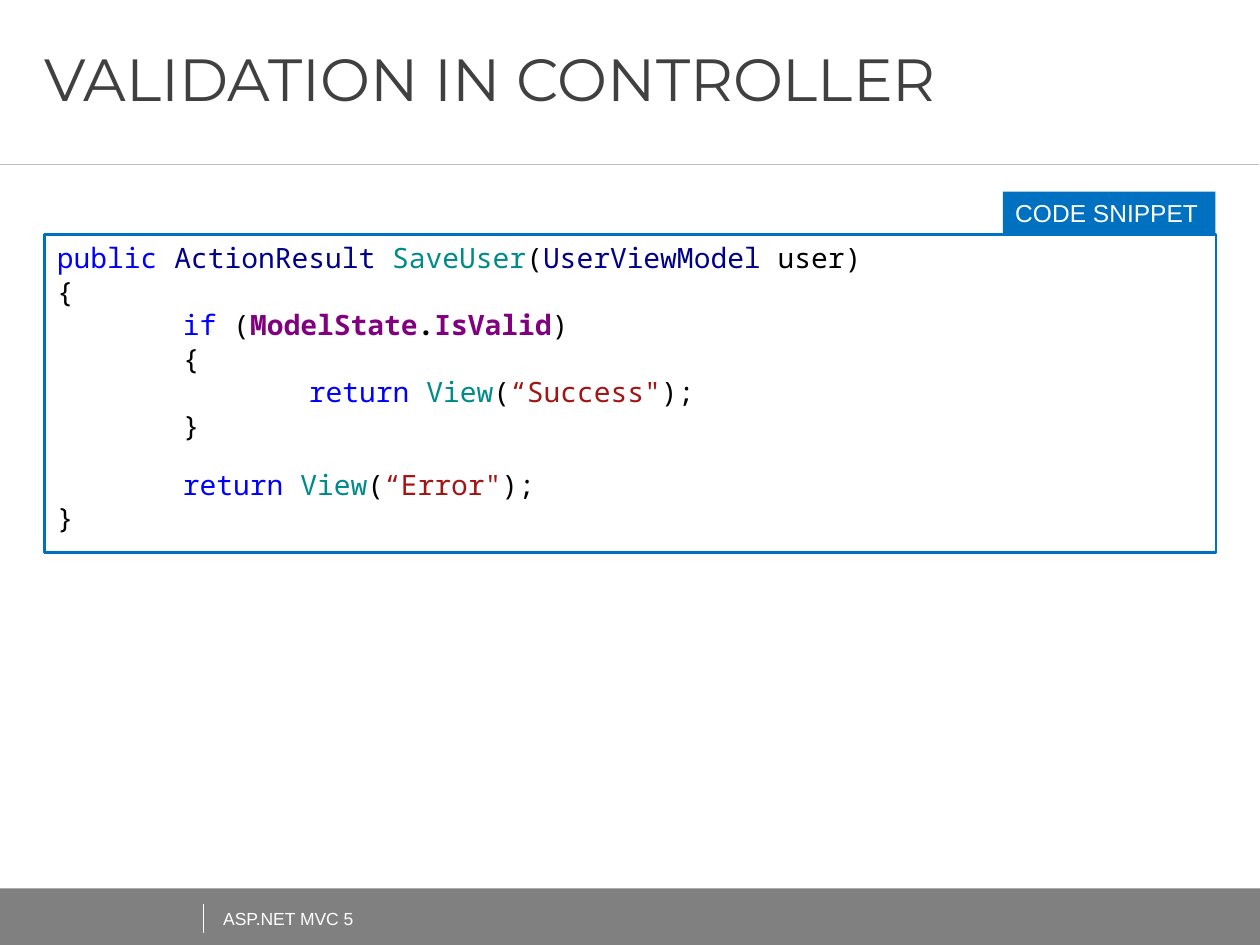
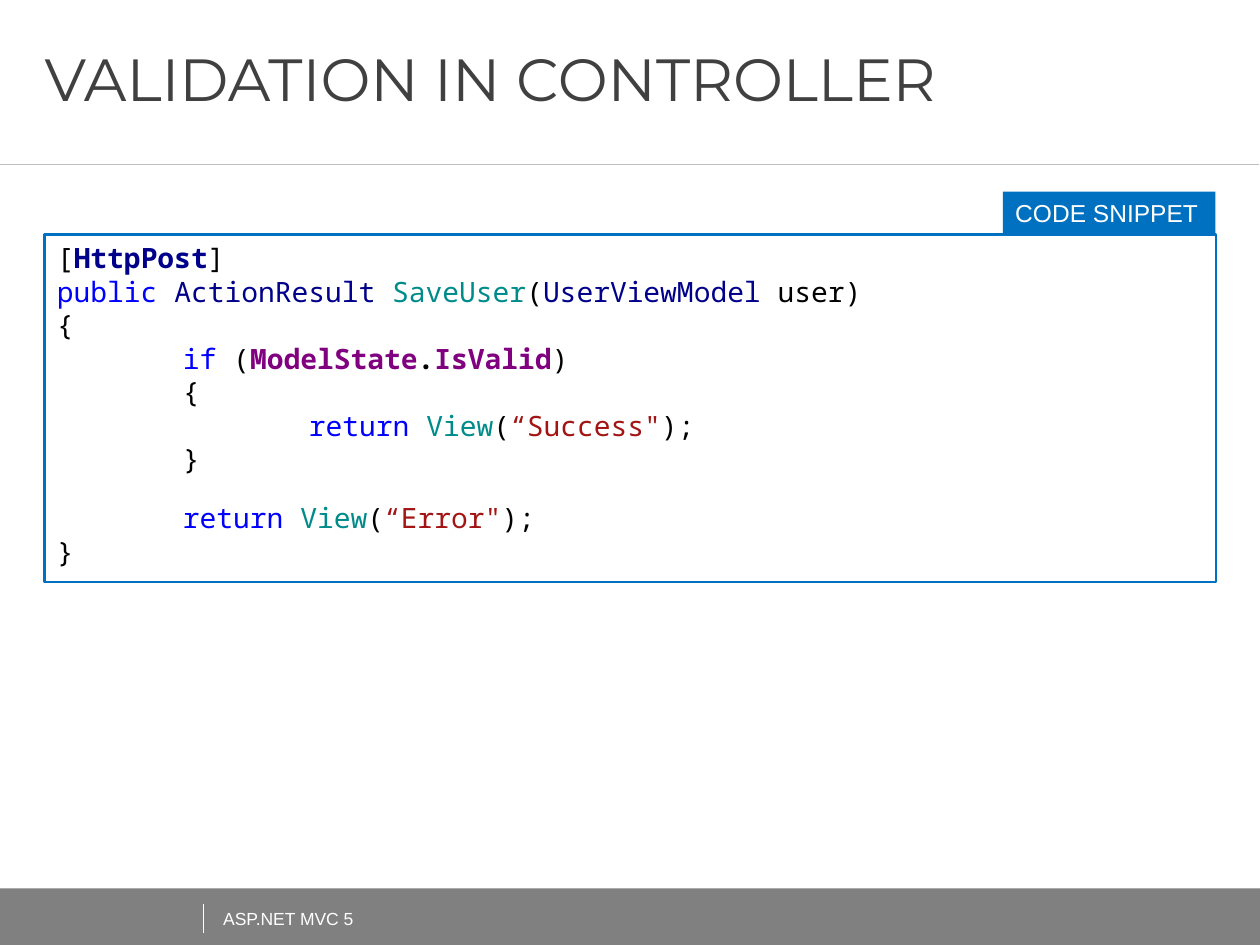
Before and after one commit to AndreiShenets/ASP.NET-Lectures, a slide deck: slide 66 of ASP.NET - iTechArt 2018.pptx (slide 62 before the commit). Drawn at 1260x945 pixels with LibreOffice and Linux fonts; fonts in the diff are those of the drawing; background and template pictures are left out. Boxes give left, top, right and bottom in pixels: in the first picture for what was removed or moved away, otherwise in the second. Text is boxed around its words. In the diff, an @@ line names an element or a change of style, - is before the commit and + after.

```diff
--- a/ASP.NET - iTechArt 2018.pptx
+++ b/ASP.NET - iTechArt 2018.pptx
@@ rectangle "[HttpPost]" resized from (x1=44, y1=234, x2=1216, y2=552) to (x1=44, y1=234, x2=1216, y2=582) @@
@@ text in rectangle at (x1=57, y1=247, x2=225, y2=275): paragraph added @@
+[HttpPost]
```
Also in this commit, not shown: 4 other slides changed, 22 slides added, 1 slide removed, 1 other file.
